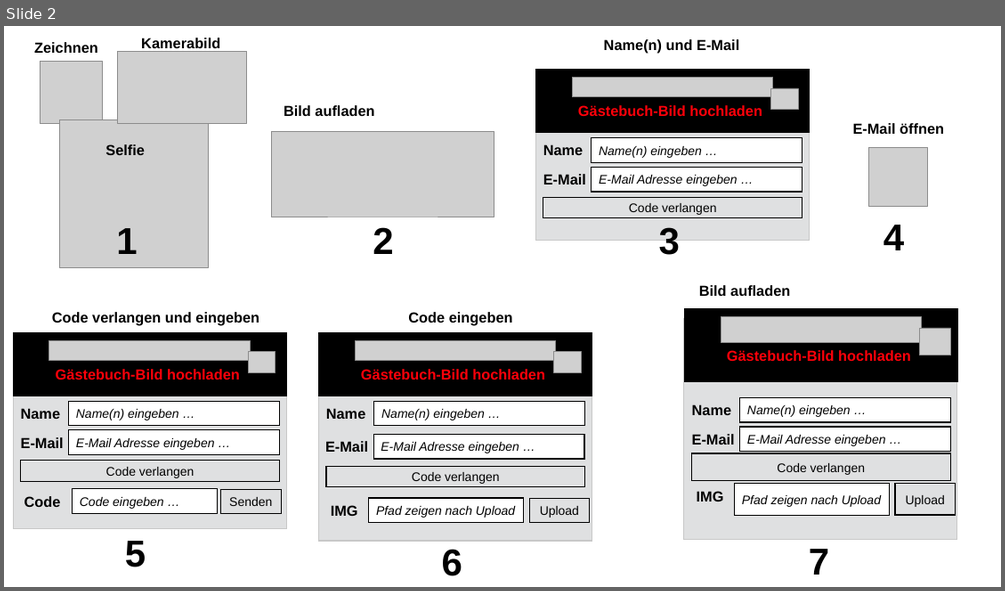
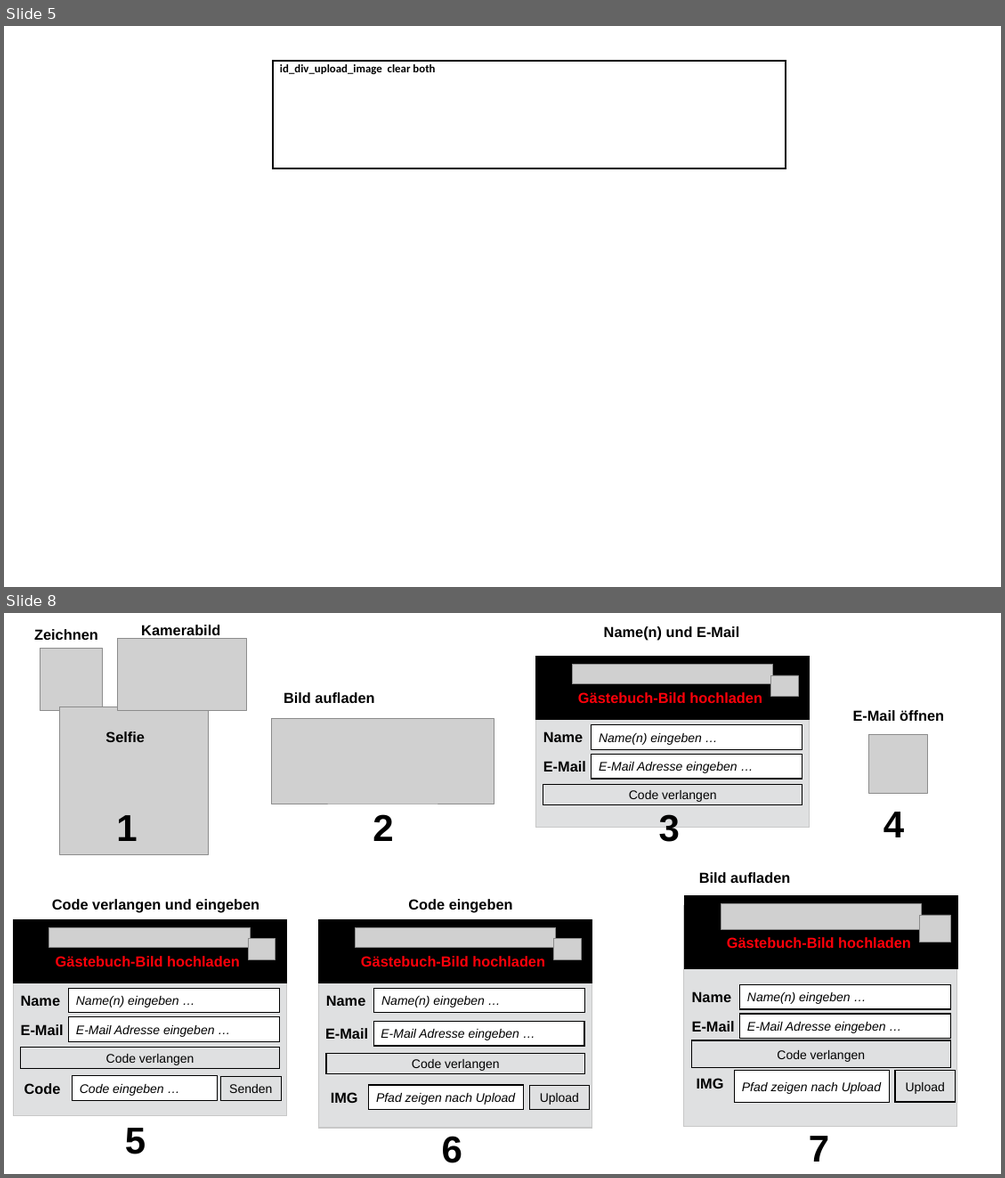
Before and after one commit to JazzLiveAarau/WwwGuestbook, a slide deck: Description/JazzGuestsUpload.pptx. Shown one above the other, each under a label of ours: slide 2 before the commit, slides 5 and 8 after it; the slides between them are not shown. The pictures are 1005x591 and 1005x1178 pixels, drawn with LibreOffice and Linux fonts; fonts in the diff are those of the drawing; grey boxes stand for pictures. Boxes give left, top, right and bottom in pixels: in the first picture for what was removed or moved away, otherwise in the second. Text is boxed around its words. In the diff, an @@ line names an element or a change of style, - is before the commit and + after.

```diff
--- a/Description/JazzGuestsUpload.pptx
+++ b/Description/JazzGuestsUpload.pptx
@@ slide 5 added at box(4, 26, 1001, 587), background #FFFFFF @@
@@ rectangle added at box(273, 61, 786, 168), outline #000000 1.5 pt @@
@@ text added at box(280, 64, 435, 74), 11 pt, text #000000, bold @@
+id_div_upload_image clear both
@@ what was slide 2 is now slide 8 @@
```
Also in this commit, not shown: 1 slide changed, 5 other slides added, 6 other files.
